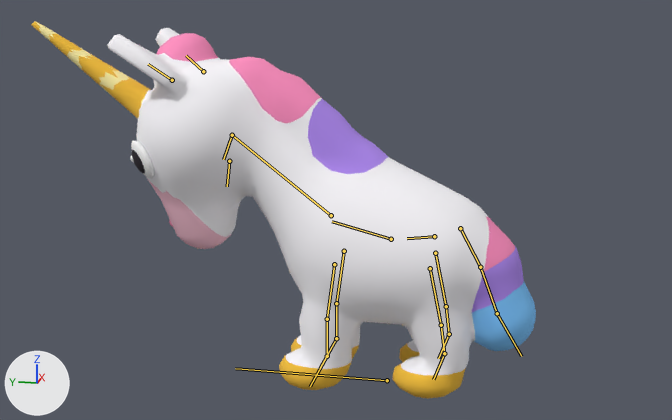
An edit to the glTF model art_sources/own/unicorn_LOD1.glb, drawn before and after from the same camera.
Both versions are drawn from a 50 mm camera at (-3.65, -0.45, 1.63) aimed at (0.02, 0.28, 0.71). Every picture has the same lights, and +X, +Y and +Z are marked at lower left. The older version comes first. Both versions are drawn at frame 5 of the action 'attack'; the numbers are the values there. The bones that bend it are drawn over the model as lines.

In view in the first picture: 'unicorn'.
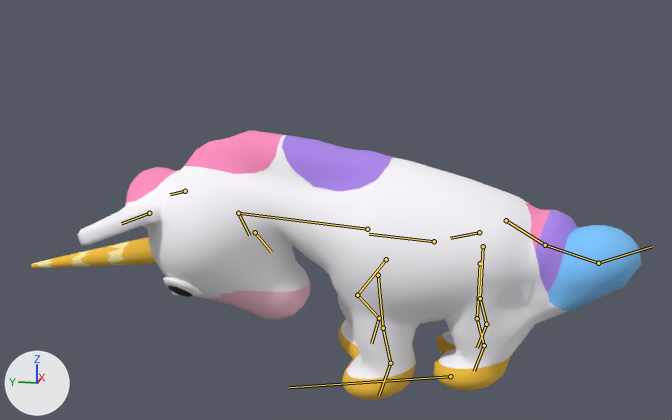
What differs and where, as boxes [x1, y1, x2, y2] in the pictures (672 x 420 px):
'unicorn', posed (21% wider, 29% shorter): before [31, 21, 536, 399]; after [31, 131, 641, 400]
bone 'root', root to tip: before (387, 380) to (235, 368); after (450, 376) to (289, 387)
bone 'neck', root to tip: before (331, 215) to (232, 135); after (367, 229) to (238, 213)
bone 'head', root to tip: before (232, 135) to (223, 159); after (238, 213) to (249, 235)
bone 'ear.L', root to tip: before (172, 80) to (148, 64); after (149, 213) to (121, 223)
bone 'ear.R', root to tip: before (203, 71) to (186, 55); after (185, 191) to (170, 194)
bone 'fl_upper.L', root to tip: before (334, 264) to (327, 319); after (378, 275) to (383, 328)
bone 'fl_upper.R', root to tip: before (344, 251) to (336, 303); after (386, 259) to (357, 295)
bone 'fl_lower.R', root to tip: before (336, 303) to (336, 338); after (357, 295) to (379, 318)
bone 'fl_foot.R', root to tip: before (336, 338) to (320, 368); after (379, 318) to (371, 343)
bone 'tail1', root to tip: before (460, 228) to (480, 267); after (506, 220) to (545, 245)
bone 'tail2', root to tip: before (480, 267) to (497, 313); after (545, 245) to (598, 263)
bone 'tail3', root to tip: before (497, 313) to (521, 356); after (598, 263) to (652, 246)
bone 'hl_upper.L', root to tip: before (430, 268) to (441, 325); after (480, 263) to (477, 318)
bone 'hl_lower.L', root to tip: before (441, 325) to (444, 353); after (477, 318) to (484, 345)
bone 'hl_foot.L', root to tip: before (444, 353) to (433, 379); after (484, 345) to (474, 371)
bone 'hl_upper.R', root to tip: before (435, 253) to (446, 306); after (483, 246) to (480, 298)
bone 'hl_lower.R', root to tip: before (446, 306) to (449, 334); after (480, 298) to (486, 324)
bone 'hl_foot.R', root to tip: before (449, 334) to (438, 358); after (486, 324) to (477, 348)

What the commit changed:
Bone 'root' (bone_root) moves from (0.0, 0.054, -0.021) to (0.0, -0.215, 0.022).
Bone 'root' (bone_root) turns from (0, 0, 0) to (-9, 0, 0) degrees about its own x, y and z.
Bone 'root' (bone_root) is rescaled from (1.0, 1.0, 1.0) to (1.11, 1.05, 0.94).
Bone 'neck' (bone_neck) turns from (-20, 0, 0) to (-43, 0, 0) degrees about its own x, y and z.
Bone 'head' (bone_head) turns from (-14, 0, 0) to (-27, 0, 0) degrees about its own x, y and z.
Bone 'ear.L' (bone_ear_l) turns from (-23, 0, 0) to (-30, 0, 18) degrees about its own x, y and z.
Bone 'ear.R' (bone_ear_r) turns from (-23, 0, 0) to (-30, 0, -18) degrees about its own x, y and z.
Bone 'fl_upper.L' (bone_fl_upper_l) turns from (11, 0, 0) to (6, 0, 0) degrees about its own x, y and z.
Bone 'fl_upper.R' (bone_fl_upper_r) turns from (11, 0, 0) to (43, 0, -18) degrees about its own x, y and z.
Bone 'fl_lower.R' (bone_fl_lower_r) turns from (-8, 0, 0) to (-64, 0, 0) degrees about its own x, y and z.
Bone 'fl_foot.R' (bone_fl_foot_r) turns from (0, 0, 0) to (18, 0, 0) degrees about its own x, y and z.
Bone 'tail1' (bone_tail1) turns from (-3, 0, 0) to (-23, 0, 7) degrees about its own x, y and z.
Bone 'tail2' (bone_tail2) turns from (-3, 0, 0) to (-28, 0, 11) degrees about its own x, y and z.
Bone 'tail3' (bone_tail3) turns from (-3, 0, 0) to (-33, 0, 14) degrees about its own x, y and z.
Bone 'hl_upper.L' (bone_hl_upper_l) turns from (-12, 0, 0) to (9, 0, 0) degrees about its own x, y and z.
Bone 'hl_lower.L' (bone_hl_lower_l) turns from (5, 0, 0) to (-15, 0, 0) degrees about its own x, y and z.
Bone 'hl_foot.L' (bone_hl_foot_l) turns from (6, 0, 0) to (9, 0, 0) degrees about its own x, y and z.
Bone 'hl_upper.R' (bone_hl_upper_r) turns from (-12, 0, 0) to (9, 0, 0) degrees about its own x, y and z.
Bone 'hl_lower.R' (bone_hl_lower_r) turns from (5, 0, 0) to (-15, 0, 0) degrees about its own x, y and z.
Bone 'hl_foot.R' (bone_hl_foot_r) turns from (6, 0, 0) to (9, 0, 0) degrees about its own x, y and z.
